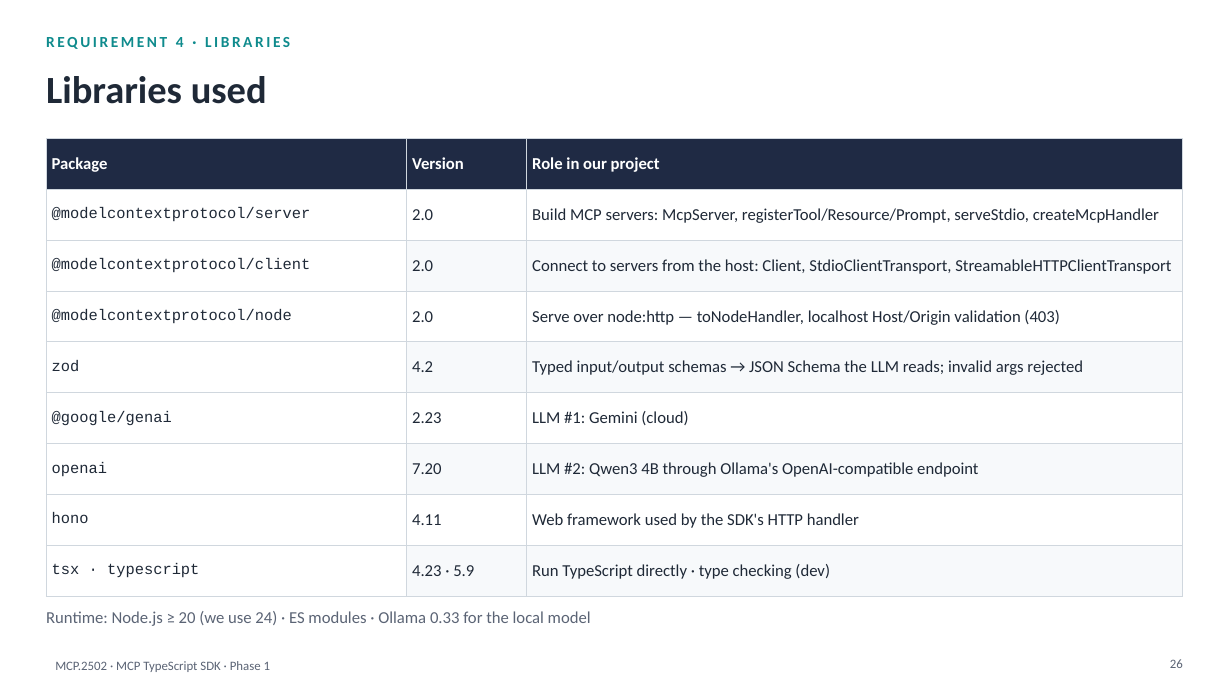
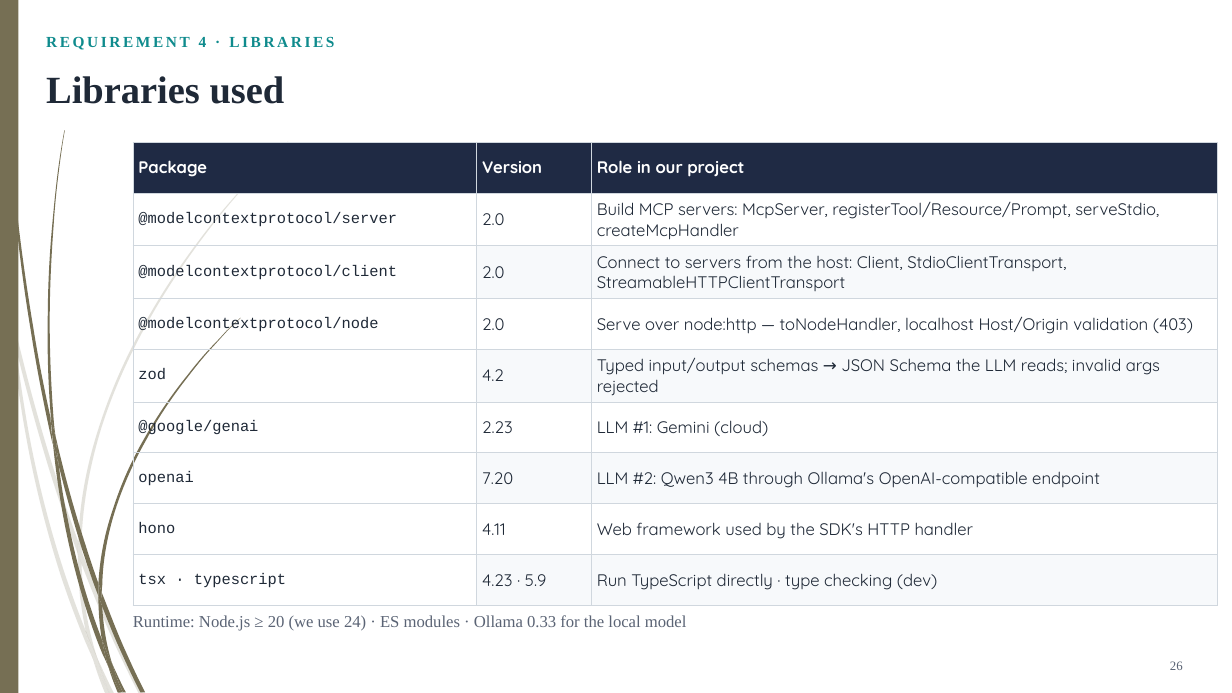
Before and after one commit to HaHiepThanh/mcp-ts, a slide deck: slide 26 of phase1/MCP-TS-SDK-phase1.pptx. Drawn at 1232x693 pixels with LibreOffice and Linux fonts; fonts in the diff are those of the drawing. Boxes give left, top, right and bottom in pixels: in the first picture for what was removed or moved away, otherwise in the second. Text is boxed around its words. In the diff, an @@ line names an element or a change of style, - is before the commit and + after.

```diff
--- a/phase1/MCP-TS-SDK-phase1.pptx
+++ b/phase1/MCP-TS-SDK-phase1.pptx
@@ rectangle added at [0, 0, 18, 693], fill #766F54 @@
@@ table at [133, 142, 1217, 601] @@
@@ font Calibri to Quicksand in "Package", "Version", "Role in our project", "2.0" and 15 more places @@
@@ table: place and size @@
-table at [46, 139, 1183, 583]
+table at [133, 142, 1217, 601]
@@ font Calibri to Times New Roman in 3 elements at [46, 36, 334, 50], [46, 76, 285, 104], [133, 615, 687, 631] @@
@@ text "Runtime: Node.js ≥ 20 (we ...": place and size @@
-text "Runtime: Node.js ≥ 20 (we ..." at [46, 611, 591, 626]
+text "Runtime: Node.js ≥ 20 (we ..." at [133, 615, 687, 631]
@@ group added at [0, 141, 288, 693]: 10 freeform shapes @@
@@ group added at [3, 0, 240, 693]: 12 freeform shapes @@
@@ page number at [1170, 661, 1183, 670]: font Calibri to Times New Roman; vertical alignment top to middle @@
@@ text removed at [55, 661, 270, 672] @@
-MCP.2502 · MCP TypeScript SDK · Phase 1
```
Also in this commit, not shown: 45 other slides changed, 36 other files.
